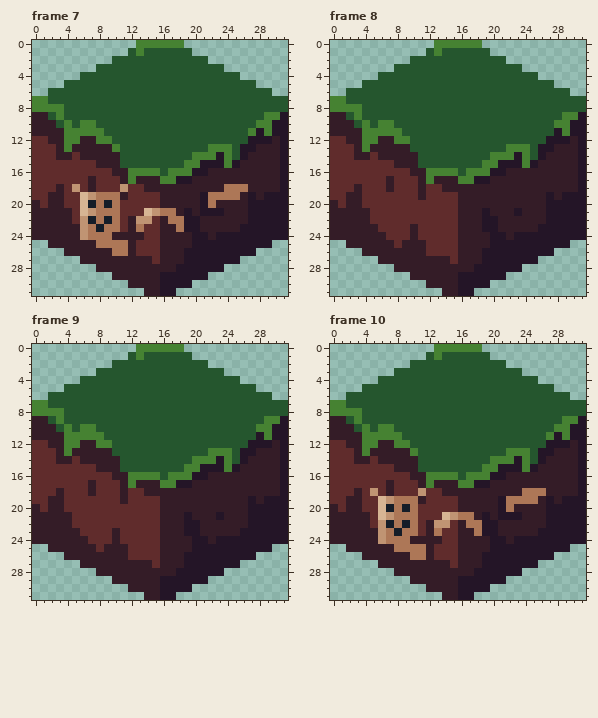
Two states of a pixel-art file, Assets/Sprites/Iso-Tile.ase. That is the earlier state.
32x32 pixels, 13 frames. Shown: frame 7, frame 8, frame 9, frame 10.
Once edited:
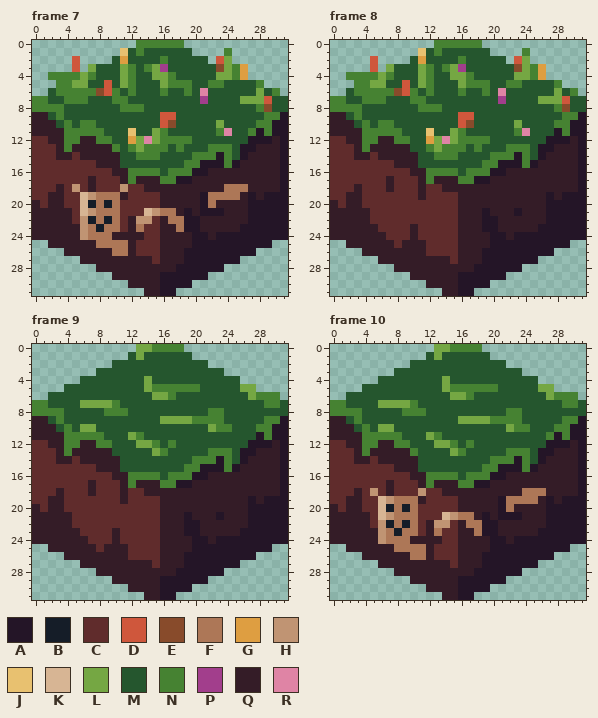
Palette (. is transparent): A #241527  B #151d28  C #602c2c  D #cf573c  E #884b2b  F #ad7757  G #de9e41  H #c09473  J #e8c170  K #d7b594  L #75a743  M #25562e  N #468232  P #a23e8c  Q #341c27  R #df84a5
The exact change:
layer "Grass1" now shown
Changed rows in their new state; - is an unchanged pixel.
Frame 7, layer "Grass1":
first column x 2:
 1 ---------J------------N------
 2 ---D-----G----N------DL------
 3 ---D-L---LN-NLP------ELNG----
 4 NNNNLN---LN--LLN-----LLNG----
 5 -NNLL--D-LN---LNNN--NN----N--
 6 -NNNNNEDN-N---N--N-R------L-N
 7 --NNN---NN---------P----LLLD-
 8 ---------NNN--------------NE-
 9 --------------DD-------------
10 --------------DE-----L-------
11 ----------J--LN------NR------
12 ----------GLRLNNNN-----------
13 ----------NLNNN-N------------
14 -----------NNN---------------
Frame 8, layer "Grass1": the same change as frame 7
Frame 9, layer "Grass1":
first column x 6:
 0 -------LL----------------
 1 -------L-----------------
 4 --------L----------------
 5 --------LNNNNNN-----LL---
 6 ---------LLN---------LNNN
 7 LLLLN------------------NN
 8 ---NNN----------NN-------
 9 ----------LLLLNNNN-------
10 LL--------------LNN------
11 ------LN-----------------
12 -------LLN-N-------------
13 ---------LN--------------
Frame 10, layer "Grass1": the same change as frame 9
Where, in picture pixels (left, top, right, bottom), the same in both pictures:
changed: (48, 48, 280, 160)
changed: (346, 48, 578, 160)
changed: (80, 344, 280, 456)
changed: (378, 344, 578, 456)
